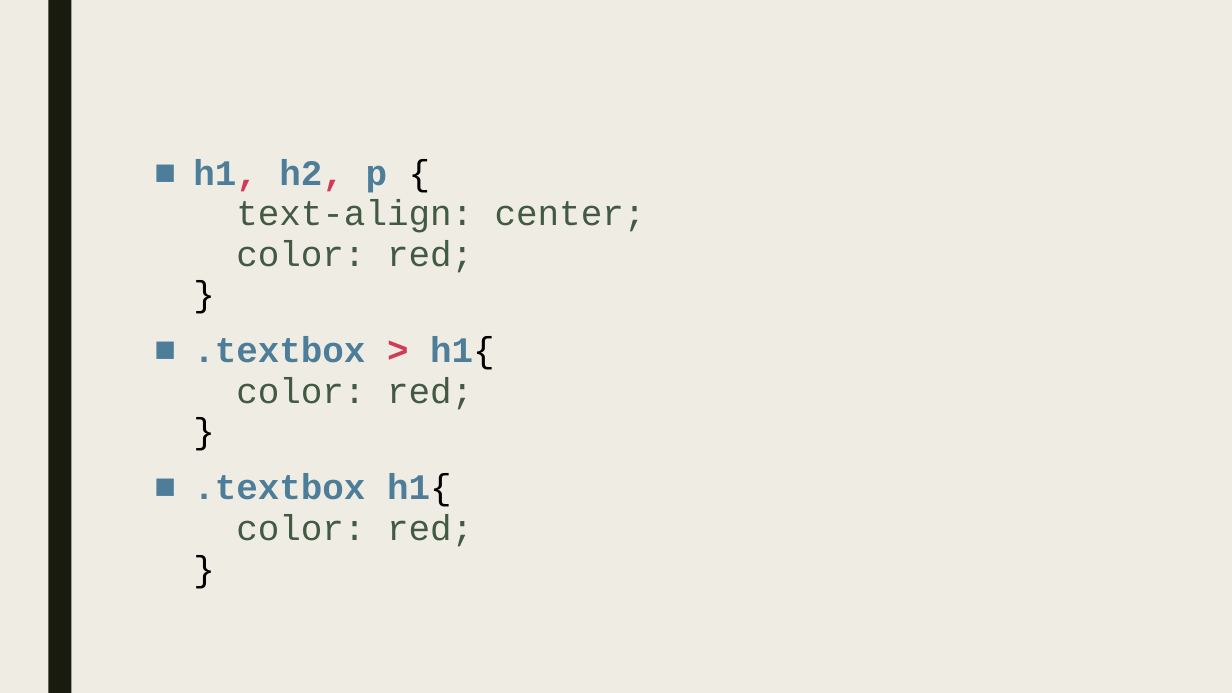
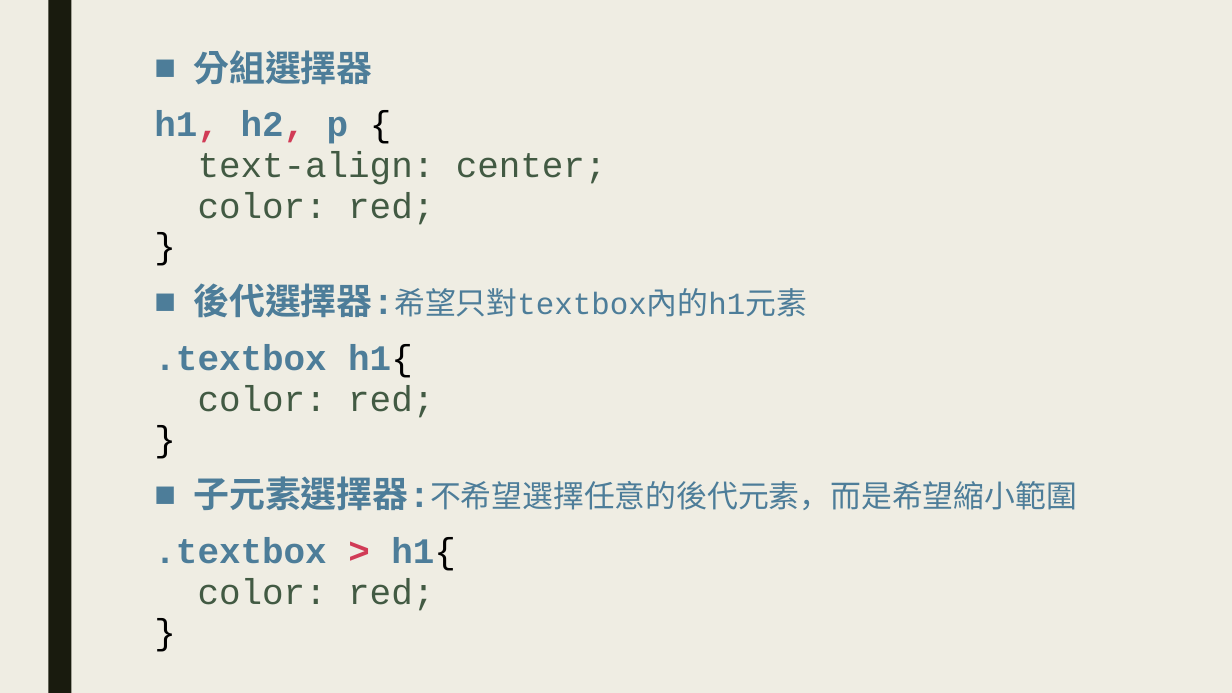
Before and after one commit to Alicexdcw/FrontEndTutorial, a slide deck: slide 2 of sidle-project-porfit.pptx. Drawn at 1232x693 pixels with LibreOffice and Linux fonts; fonts in the diff are those of the drawing. Boxes give left, top, right and bottom in pixels: in the first picture for what was removed or moved away, otherwise in the second. Text is boxed around its words. In the diff, an @@ line names an element or a change of style, - is before the commit and + after.

```diff
--- a/sidle-project-porfit.pptx
+++ b/sidle-project-porfit.pptx
@@ text "分組選擇器": place and size @@
-text "分組選擇器" at bbox=[193, 159, 646, 547]
+text "分組選擇器" at bbox=[154, 50, 1077, 611]
@@ text at bbox=[193, 50, 372, 85]: paragraph added @@
+■ 分組選擇器
@@ text at bbox=[154, 111, 607, 611]: bullet ■ to none @@
@@ text at bbox=[154, 283, 1077, 510]: paragraphs added @@
+■ 後代選擇器:希望只對textbox內的h1元素
+.textbox h1{
+color: red;
+}
+■ 子元素選擇器:不希望選擇任意的後代元素，而是希望縮小範圍
@@ text at bbox=[193, 474, 473, 547]: paragraph removed @@
-■ .textbox h1{
-  color: red;
-  }
```
Also in this commit, not shown: 2 other slides changed, 3 slides added, 5 other files.
